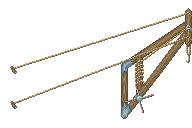
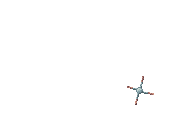
Revision of a layered 192x128 image; what changed, layer by layer:
added layer "4" above "3" over [127, 76, 154, 105]
added layer "WHHHHHEEEEEEEEL" above "Harbour" over [136, 87, 143, 94]
renamed "Harbour2.png" to "Harbour", hid it, painted on it over [10, 8, 192, 119]
